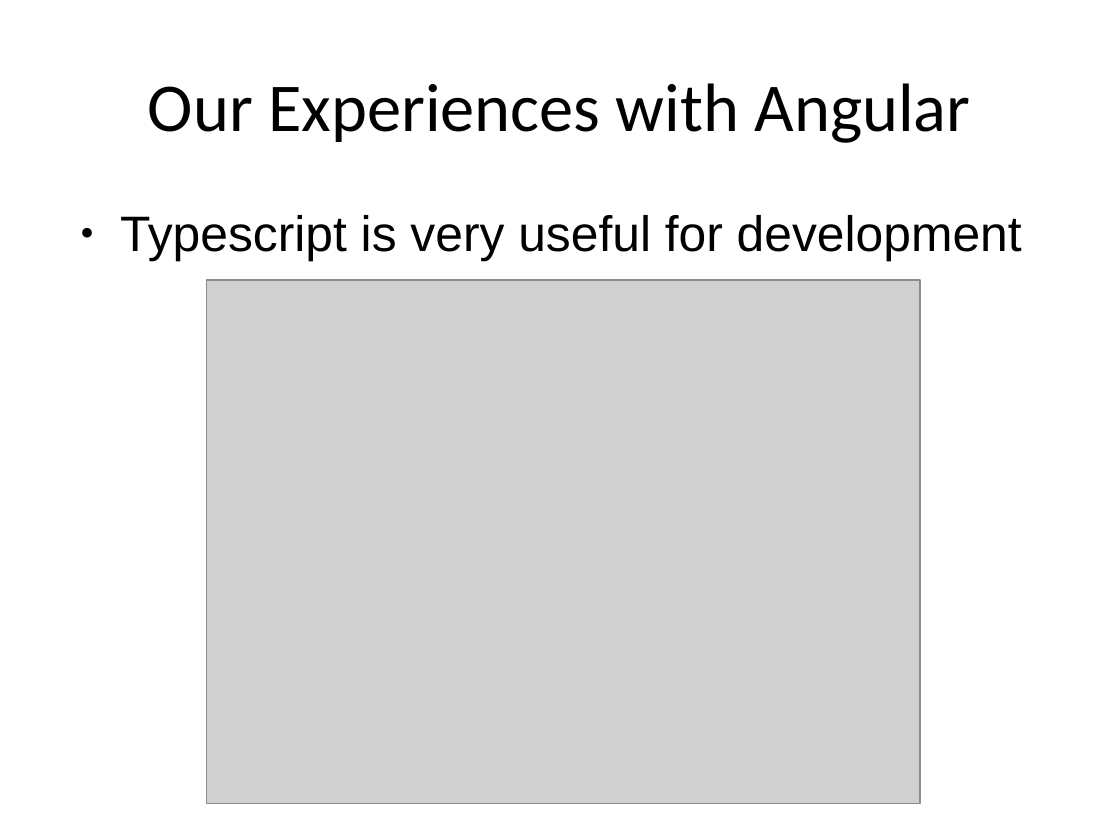
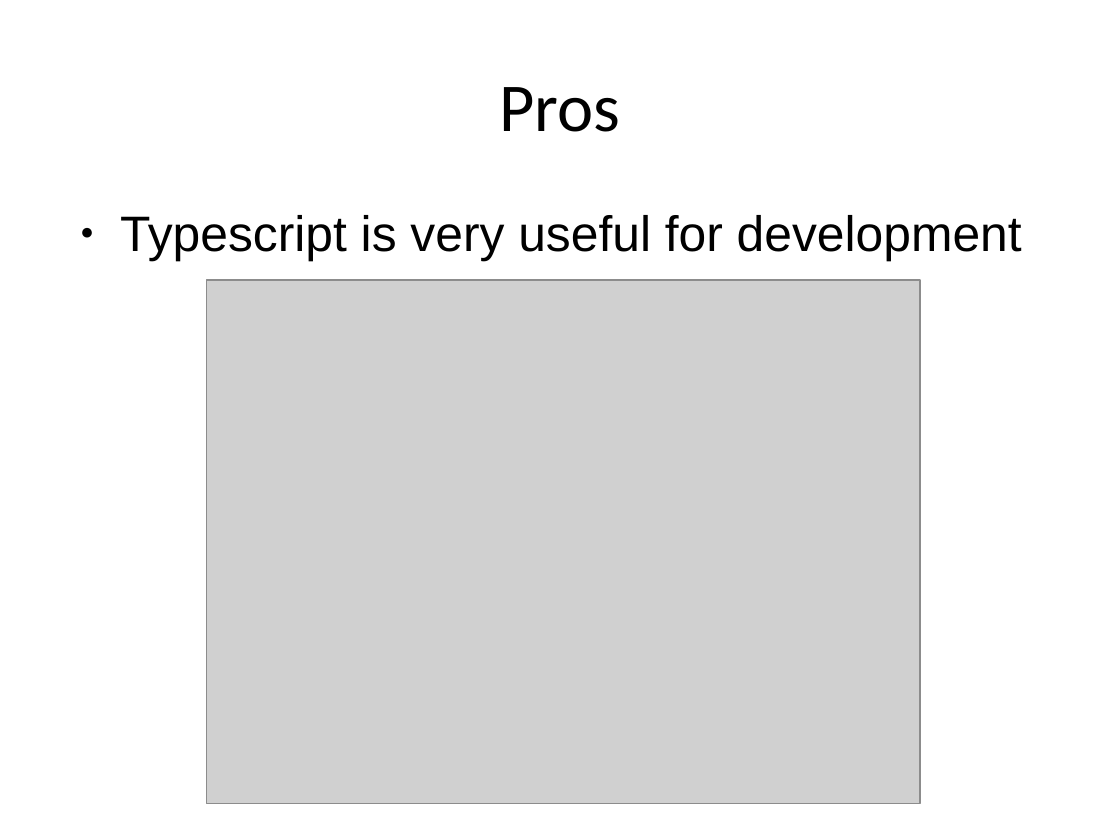
Before and after one commit to trognus/devcon2016, a slide deck: slide 11 of devconNg2.odp (slide 6 before the commit). Drawn at 1120x840 pixels with LibreOffice and Linux fonts; fonts in the diff are those of the drawing; grey boxes stand for pictures. Boxes give left, top, right and bottom in pixels: in the first picture for what was removed or moved away, otherwise in the second. Text is boxed around its words. In the diff, an @@ line names an element or a change of style, - is before the commit and + after.

```diff
--- a/devconNg2.odp
+++ b/devconNg2.odp
@@ title at box(499, 87, 620, 132): text changed @@
-Our Experiences with Angular
+Pros
```
Also in this commit, not shown: 3 other slides changed, 3 slides added.
